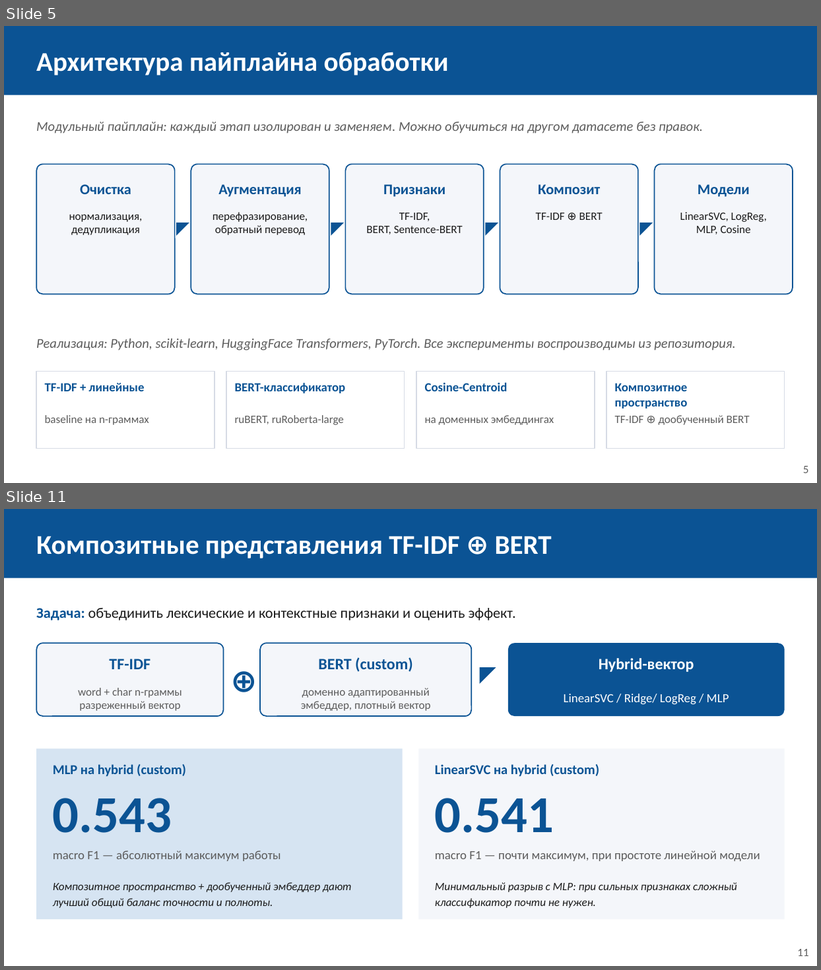
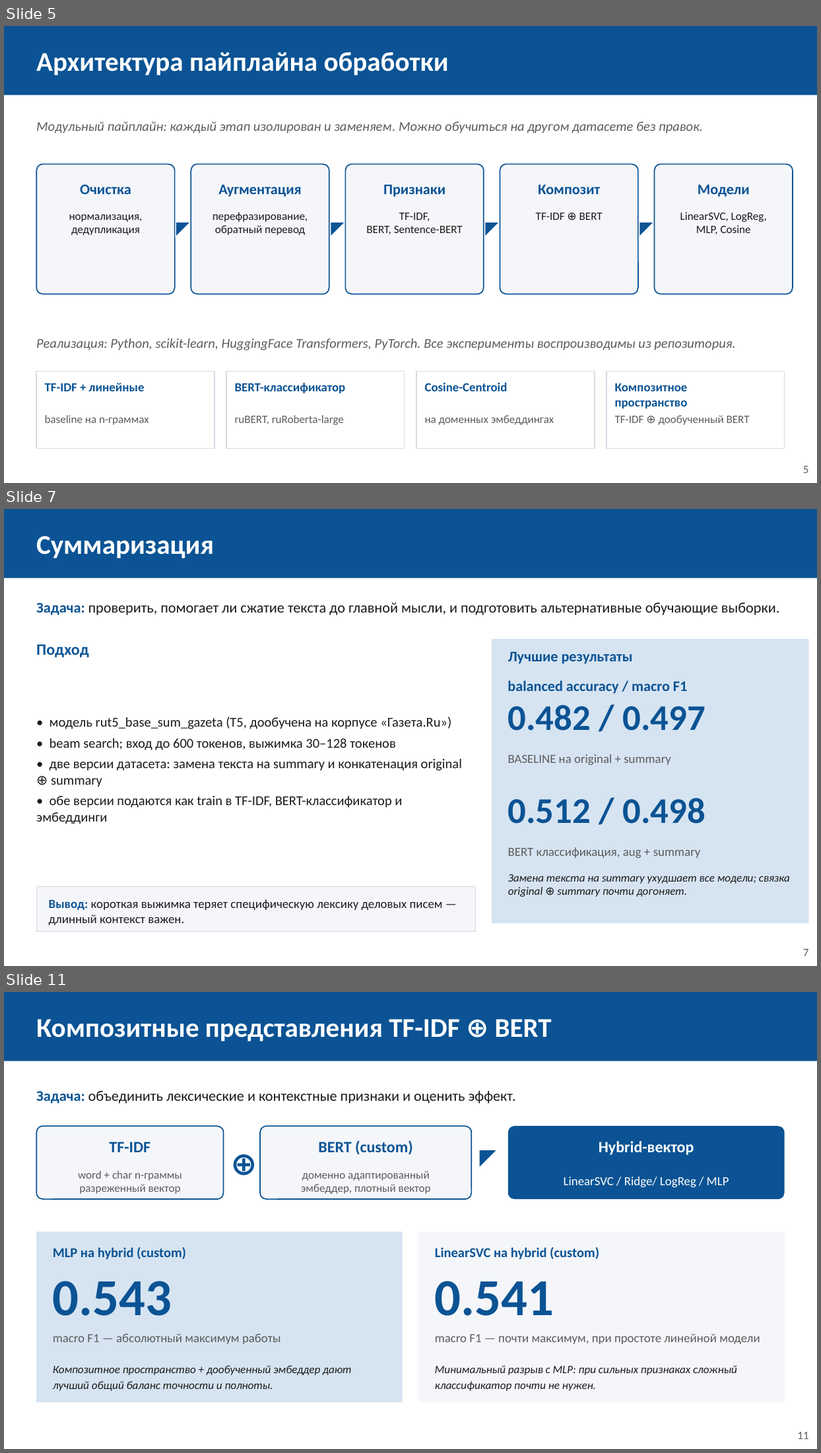
Before and after one commit to sevaTechoPark/mifi-vkr, a slide deck: defence/vkr_defense.pptx. Shown one above the other, each under a label of ours: slides 5 and 11 before the commit, slides 5, 7 and 11 after it; the slides between them are not shown. The pictures are 821x970 and 821x1453 pixels, drawn with LibreOffice and Linux fonts; fonts in the diff are those of the drawing. Boxes give left, top, right and bottom in pixels: in the first picture for what was removed or moved away, otherwise in the second. Text is boxed around its words. In the diff, an @@ line names an element or a change of style, - is before the commit and + after.

```diff
--- a/defence/vkr_defense.pptx
+++ b/defence/vkr_defense.pptx
@@ slide 7 added at <box>4,509,817,966</box>, background #FFFFFF @@
@@ rectangle added at <box>4,509,817,578</box>, fill #0B5394 @@
@@ text added at <box>36,536,214,559</box>, 24 pt, text #FFFFFF, bold @@
+Суммаризация
@@ text added at <box>36,603,780,615</box>, 13 pt, text #1A1A1A @@
+Задача: проверить, помогает ли сжатие текста до главной мысли, и подготовить альтернативные обучающие выборки.
@@ text added at <box>36,644,89,657</box>, 14 pt, text #0B5394, bold @@
+Подход
@@ rectangle added at <box>492,639,809,923</box>, fill #D6E4F2 @@
@@ text added at <box>508,652,633,664</box>, 13 pt, text #0B5394, bold @@
+Лучшие результаты
@@ text added at <box>508,681,687,694</box>, 13 pt, text #0B5394, bold @@
+balanced accuracy / macro F1
@@ text added at <box>508,705,706,731</box>, 32 pt, text #0B5394, bold @@
+0.482 / 0.497
@@ text added at <box>36,717,462,824</box>, 12 pt, text #1A1A1A @@
+• модель rut5_base_sum_gazeta (T5, дообучена на корпусе «Газета.Ru»)
+• beam search; вход до 600 токенов, выжимка 30–128 токенов
+• две версии датасета: замена текста на summary и конкатенация original ⊕ summary
+• обе версии подаются как train в TF-IDF, BERT-классификатор и эмбеддинги
@@ text added at <box>508,755,671,765</box>, 11 pt, text #5C5C5C @@
+BASELINE на original + summary
@@ text added at <box>508,798,706,824</box>, 32 pt, text #0B5394, bold @@
+0.512 / 0.498
@@ text added at <box>508,848,701,858</box>, 11 pt, text #5C5C5C @@
+BERT классификация, aug + summary
@@ text added at <box>508,875,790,897</box>, 10 pt, text #1A1A1A, italic @@
+Замена текста на summary ухудшает все модели; связка original ⊕ summary почти догоняет.
@@ rectangle added at <box>36,887,476,932</box>, fill #F4F6FA, outline #D6DBE5 0.5 pt @@
@@ text added at <box>49,900,443,925</box>, 11 pt, text #1A1A1A @@
+Вывод: короткая выжимка теряет специфическую лексику деловых писем — длинный контекст важен.
@@ text added at <box>803,949,809,956</box>, 10 pt, text #5C5C5C @@
+7
```
Also in this commit, not shown: 8 slides changed, 1 other slide added, 1 slide removed, 1 other file.
